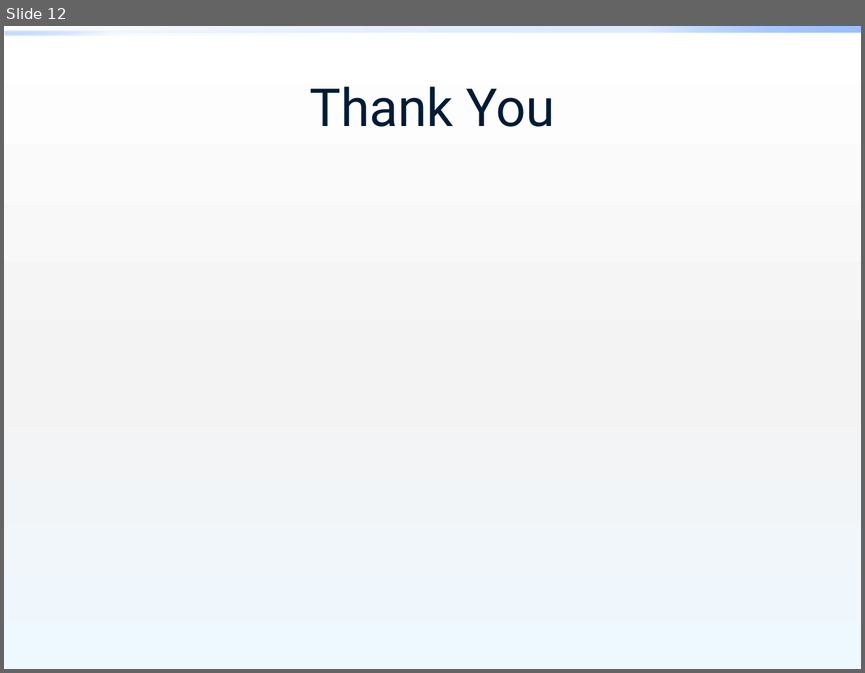
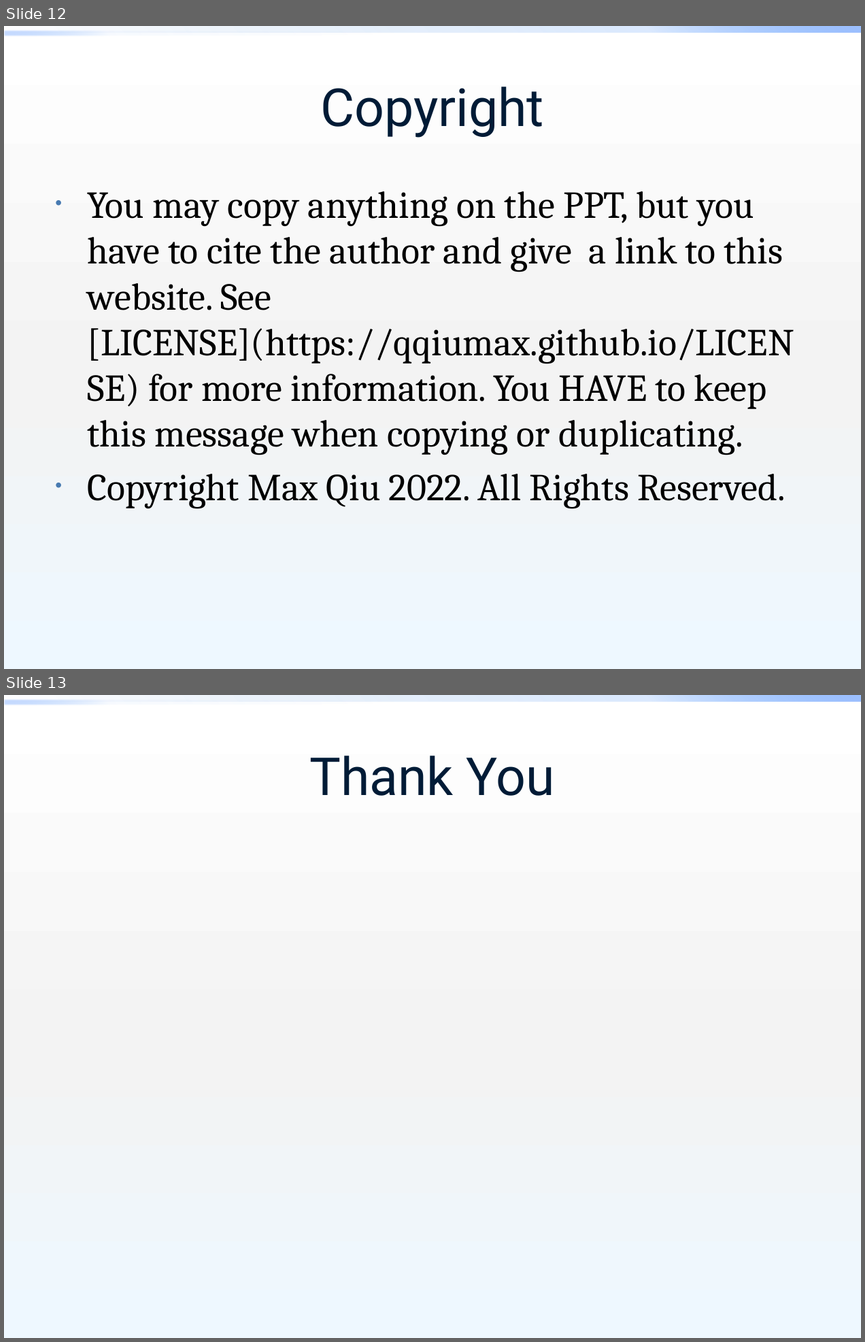
Before and after one commit to qqiumax/qqiumax.github.io, a slide deck: random/turkimenistanstudy.pptx. Shown one above the other, each under a label of ours: slide 12 before the commit, slides 12 and 13 after it. The pictures are 865x673 and 865x1342 pixels, drawn with LibreOffice and Linux fonts; fonts in the diff are those of the drawing; background and template pictures are left out. Boxes give left, top, right and bottom in pixels: in the first picture for what was removed or moved away, otherwise in the second. Text is boxed around its words. In the diff, an @@ line names an element or a change of style, - is before the commit and + after.

Commit message:
modfy license

```diff
--- a/random/turkimenistanstudy.pptx
+++ b/random/turkimenistanstudy.pptx
@@ slide 12 added at [4, 26, 861, 669], background gradient #FFFFFF to #F4F4F4 to #EEF9FF; not listed: 2 template elements that a slide beside it also shows @@
@@ title added at [320, 87, 544, 138], 44 pt, text #001B36 @@
+Copyright
@@ text added at [88, 191, 794, 508], 32 pt, text #000000 @@
+• You may copy anything on the PPT, but you have to cite the author and give a link to this website. See [LICENSE](https://qqiumax.github.io/LICENSE) for more information. You HAVE to keep this message when copying or duplicating.
+• Copyright Max Qiu 2022. All Rights Reserved.
@@ what was slide 12 is now slide 13 @@
```
Also in this commit, not shown: 36 other files.
